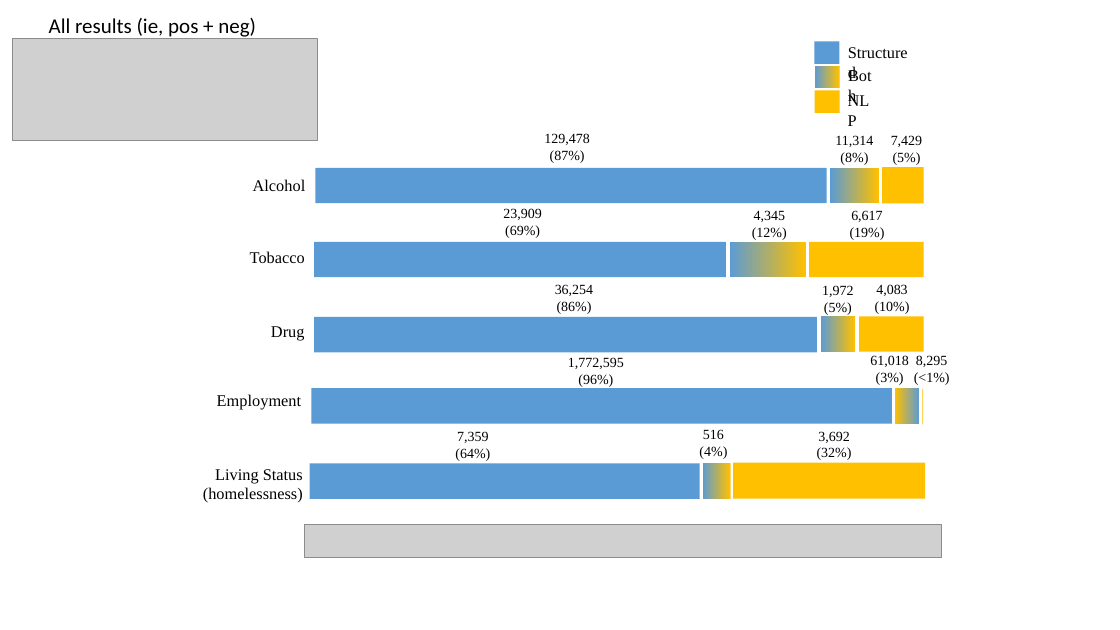
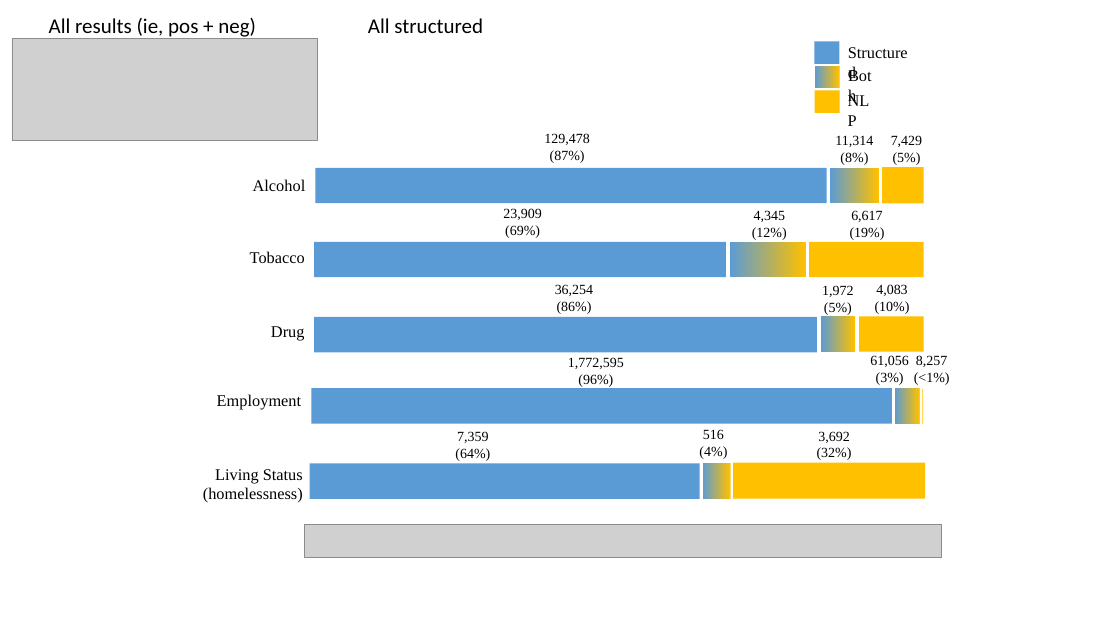
Before and after one commit to ndobb/dissertation, a slide deck: slide 15 of 2_query_gen/paper2_figures.pptx. Drawn at 1120x630 pixels with LibreOffice and Linux fonts; fonts in the diff are those of the drawing; grey boxes stand for pictures. Boxes give left, top, right and bottom in pixels: in the first picture for what was removed or moved away, otherwise in the second. Text is boxed around its words. In the diff, an @@ line names an element or a change of style, - is before the commit and + after.

Commit message:
updated

```diff
--- a/2_query_gen/paper2_figures.pptx
+++ b/2_query_gen/paper2_figures.pptx
@@ text added at [368,18,483,33], 18 pt, text #000000 @@
+All structured
@@ text at [870,355,908,385]: text changed @@
-61,018
-(3%)
+61,056
+(3%)
@@ text at [914,355,950,385]: text changed @@
-8,295
-(<1%)
+8,257
+(<1%)
@@ rectangle at [895,388,919,423]: rotation 0 to 180 degrees @@
```
Also in this commit, not shown: 1 other slide changed, 2 slides added.
